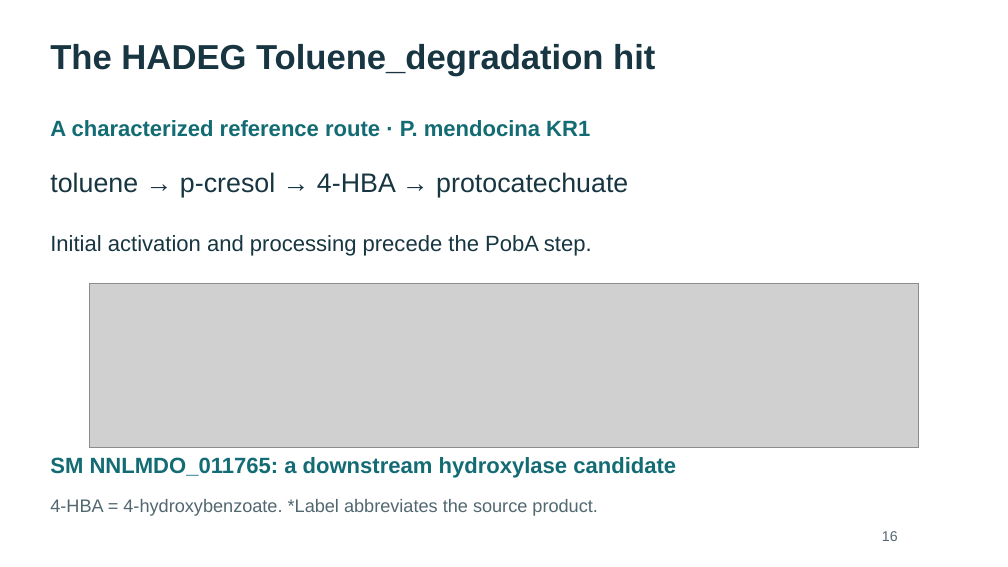
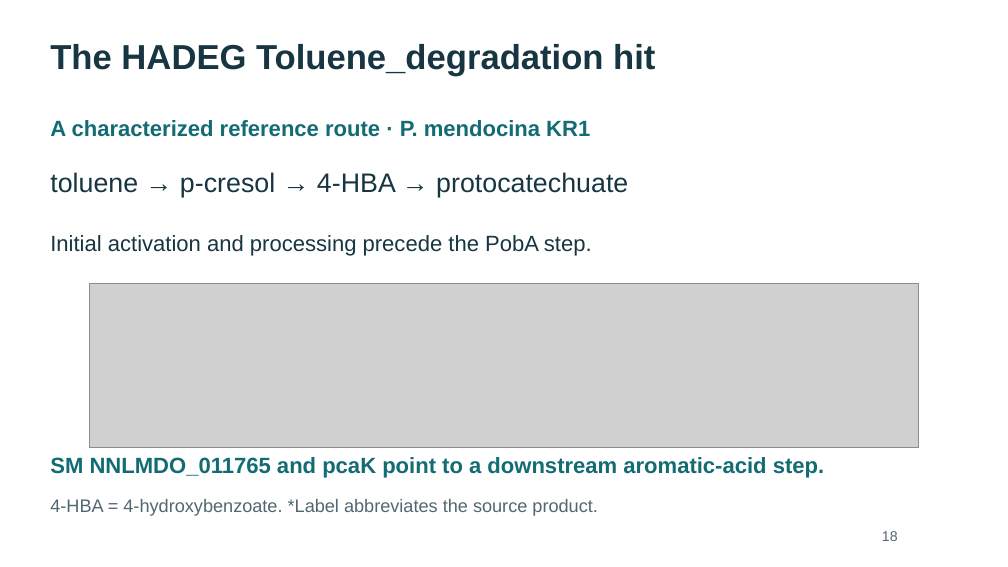
Before and after one commit to WhyAdr/sm-manu, a slide deck: slide 18 of explainer/NMZ-Serratia-genomics-explainer-2026-10-20.pptx (slide 16 before the commit). Drawn at 1008x567 pixels with LibreOffice and Linux fonts; fonts in the diff are those of the drawing; grey boxes stand for pictures. Boxes give left, top, right and bottom in pixels: in the first picture for what was removed or moved away, otherwise in the second. Text is boxed around its words. In the diff, an @@ line names an element or a change of style, - is before the commit and + after.

```diff
--- a/explainer/NMZ-Serratia-genomics-explainer-2026-10-20.pptx
+++ b/explainer/NMZ-Serratia-genomics-explainer-2026-10-20.pptx
@@ text at [50,457,824,478]: text changed @@
-SM NNLMDO_011765: a downstream hydroxylase candidate
+SM NNLMDO_011765 and pcaK point to a downstream aromatic-acid step.
```
Also in this commit, not shown: 21 other slides changed, 4 slides added, 1 slide removed, 12 other files.
